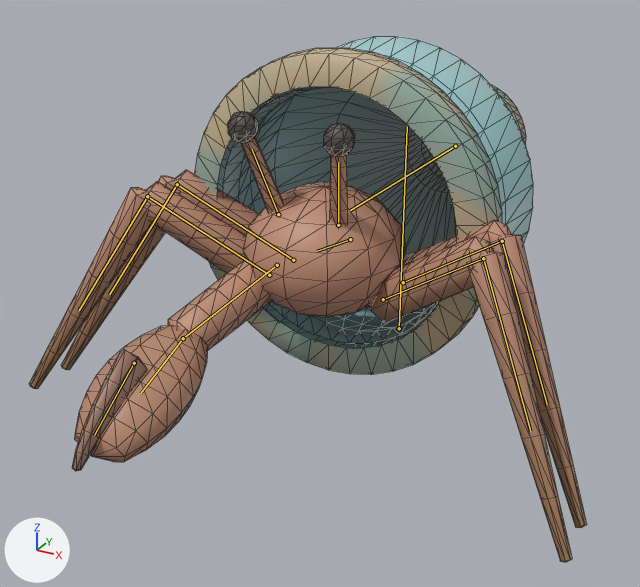
Renders of the glTF model assets/creatures/bottle_hermit/bottle_hermit.glb from each side of a commit.
The view is the same before and after, from a 50 mm lens placed at (0.485, -1.252, 0.596), pointed at (-0.038, -0.301, 0.121). The lights are fixed; the arrows at lower left show +X, +Y and +Z. The picture after the commit comes second. Both versions are drawn at frame 12 of the action 'attack'; the numbers are the values there. The bones that bend it are drawn over the model as lines. Mesh edges are drawn as thin lines.

The first picture shows 'bottle_hermit'.
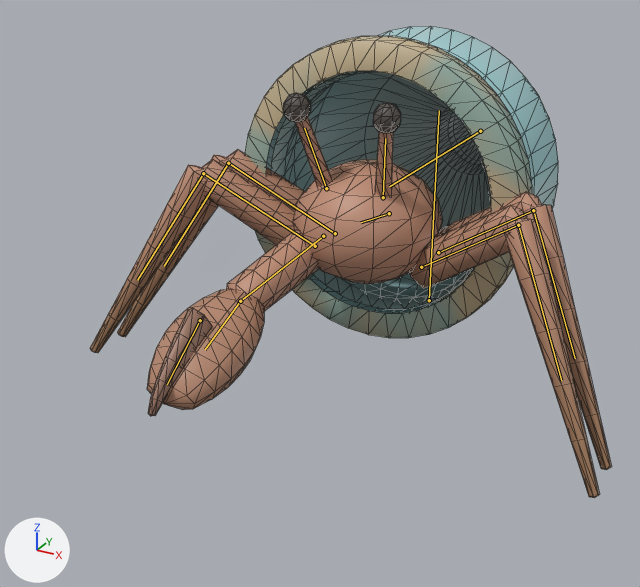
Pixel boxes (x1, y1, x2, y2) of what changed, in the pictures (640 x 587 px):
'bottle_hermit', posed (6% narrower, 10% shorter)
    before: (29, 36, 587, 562)
    after: (90, 26, 612, 498)
bone 'root', root to tip
    before: (399, 328) to (407, 126)
    after: (429, 300) to (439, 110)

The edits, one by one:
Bone 'root' (bone_root) moves from (0.0, 0.0, 0.119) to (0.0, 0.0, 0.0).
